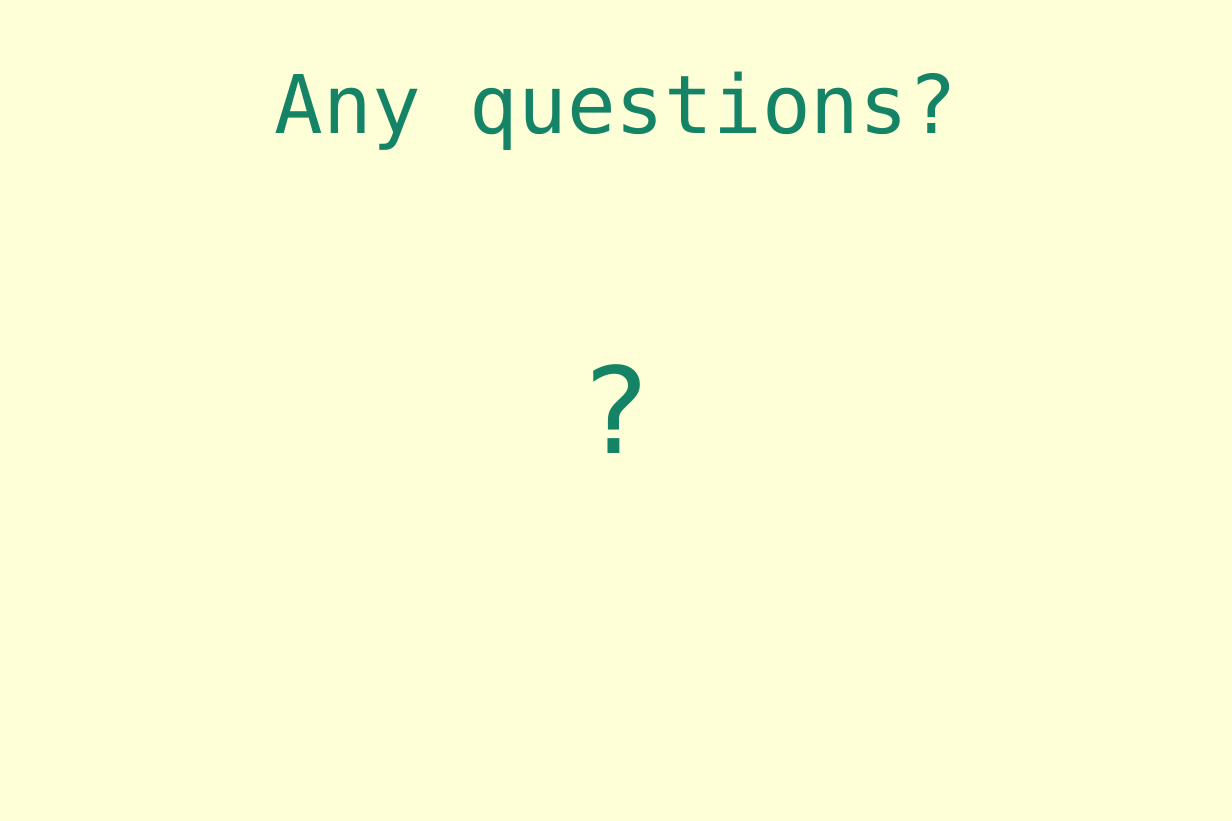
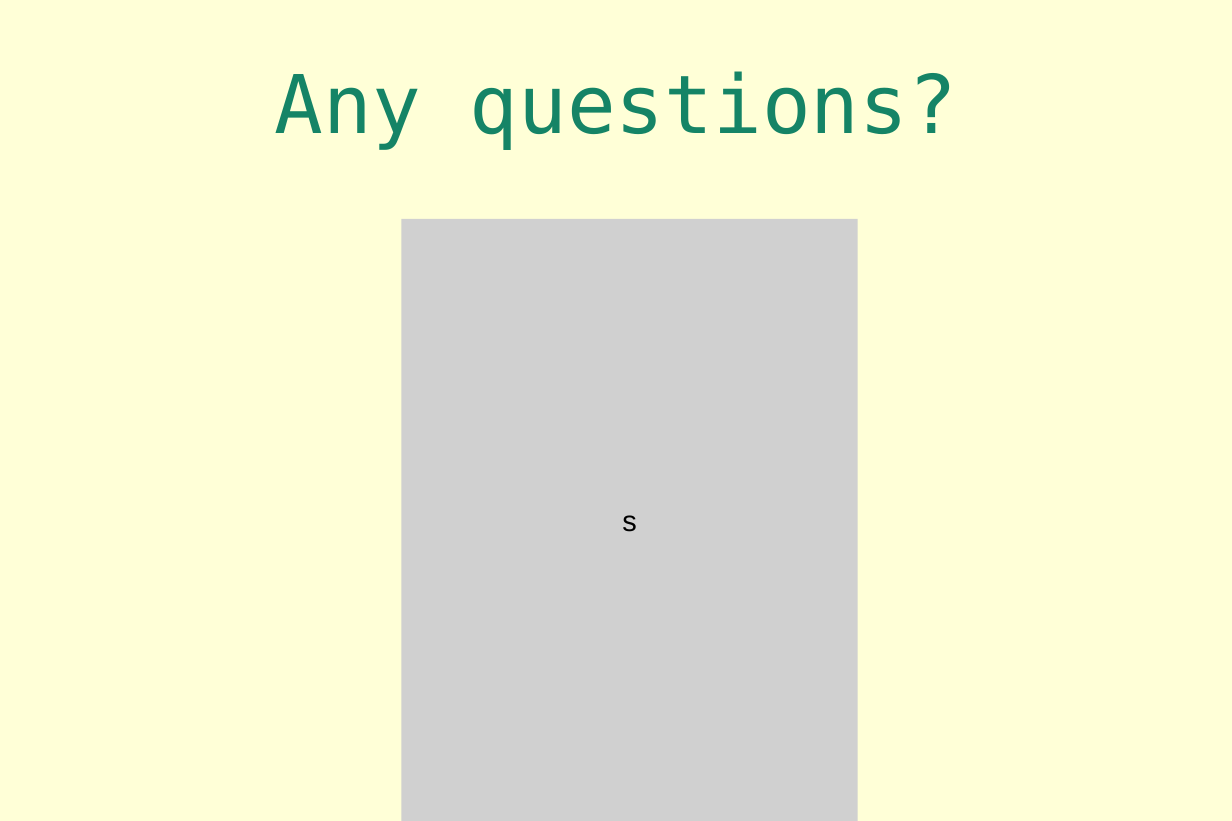
Before and after one commit to siciarek/react-for-oo-programmers, a slide deck: slide 80 of react.for.programmers.odp (slide 23 before the commit). Drawn at 1232x821 pixels with LibreOffice and Linux fonts; fonts in the diff are those of the drawing; grey boxes stand for pictures. Boxes give left, top, right and bottom in pixels: in the first picture for what was removed or moved away, otherwise in the second. Text is boxed around its words. In the diff, an @@ line names an element or a change of style, - is before the commit and + after.

```diff
--- a/react.for.programmers.odp
+++ b/react.for.programmers.odp
@@ picture added at (x1=401, y1=219, x2=858, y2=821), 18 pt, text #000000 @@
+s
@@ title removed at (x1=61, y1=337, x2=1171, y2=474) @@
-?
```
Also in this commit, not shown: 2 other slides changed, 57 slides added.
